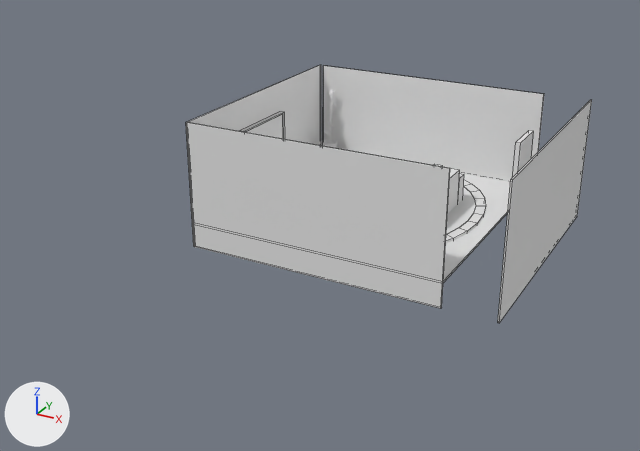
Before and after pictures for a commit that changed the Blender file scenes/living_room.blend.
Camera for both pictures: a camera (50 mm lens) standing at (20.5, -54.1, 29.0) and looking at (-13.6, 7.9, -2.0). The lights are fixed; the arrows at lower left show +X, +Y and +Z. Mesh edges are drawn as thin lines on the coarser meshes.

The older version as bpy lines, for what is in view:
```python
me_wall_002 = bpy.data.meshes.new('Wall.002')
me_wall_002.from_pydata(...)  # a box spanning x -1.0..1.0, y -1.0..1.0, z -1.0..1.0
me_wall_002.materials.append(None)
me_wall_003 = bpy.data.meshes.new('Wall.003')
me_wall_003.from_pydata(...)  # a box spanning x -1.0..1.0, y -1.0..1.0, z -1.0..1.0
me_wall_003.materials.append(None)
me_wall_004 = bpy.data.meshes.new('Wall.004')
me_wall_004.from_pydata(...)  # a box spanning x -1.0..1.0, y -1.0..1.0, z -1.0..1.0
me_wall_004.materials.append(None)
ob_wall_002 = bpy.data.objects.new('Wall.002', me_wall_002)
ob_wall_002.location = (-20.32, 9.52, 3.45)
ob_wall_002.rotation_euler = (0.0, 1.571, 0.0)  # degrees (0, 90, 0)
ob_wall_002.scale = (5.28, 10.8, -0.0682)
ob_wall_003 = bpy.data.objects.new('Wall.003', me_wall_003)
ob_wall_003.location = (-9.5, -1.2, 3.45)
ob_wall_003.rotation_euler = (1.571, 1.571, 0.0)  # degrees (90, 90, 0)
ob_wall_003.scale = (5.28, 10.8, -0.0682)
ob_wall_004 = bpy.data.objects.new('Wall.004', me_wall_004)
ob_wall_004.location = (-9.22, 20.19, 3.44)
ob_wall_004.rotation_euler = (1.571, 1.571, 0.0)  # degrees (90, 90, 0)
ob_wall_004.scale = (5.28, 10.8, -0.0682)
# also in view: 'Rug' at (-7.8, 9.5, 0.2); 'TV' at (-20.1, 9.2, 4.4); 'Wall.001' at (5.5, 9.5, 3.4); 'Floor' at (-9.5, 9.5, 0.2)
```
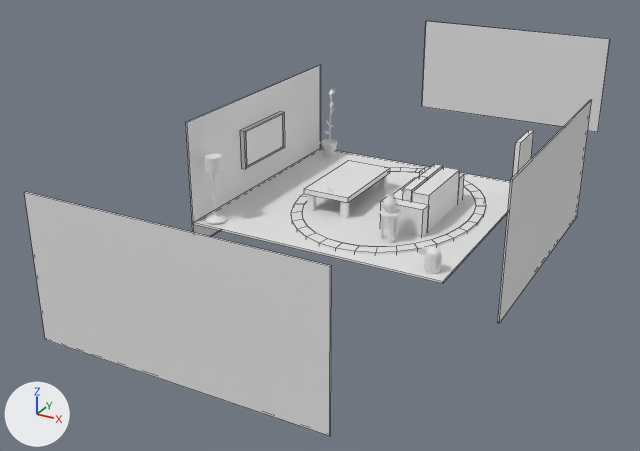
Pixel boxes (x1, y1, x2, y2) of what changed, in the pictures (640 x 451 px):
'Wall.003', moved: before (187, 122, 450, 308); after (24, 192, 332, 436)
'Wall.004', moved: before (323, 65, 544, 182); after (422, 21, 610, 132)
'Floor', unchanged, uncovered by the edit: before (443, 173, 510, 283); after (193, 148, 511, 284)
'Rug', unchanged, uncovered by the edit: before (446, 180, 486, 243); after (291, 167, 486, 255)
'Table.005', unchanged, uncovered by the edit: after (304, 161, 390, 203)
'TV', unchanged, uncovered by the edit: before (240, 111, 285, 139); after (240, 111, 285, 169)

The change in detail:
Object 'Wall.003' (ob_wall_003) moves from (-9.5, -1.2, 3.45) to (-9.5, -17.93, 3.45).
Object 'Wall.004' (ob_wall_004) moves from (-9.22, 20.19, 3.44) to (-9.22, 45.82, 3.44).
